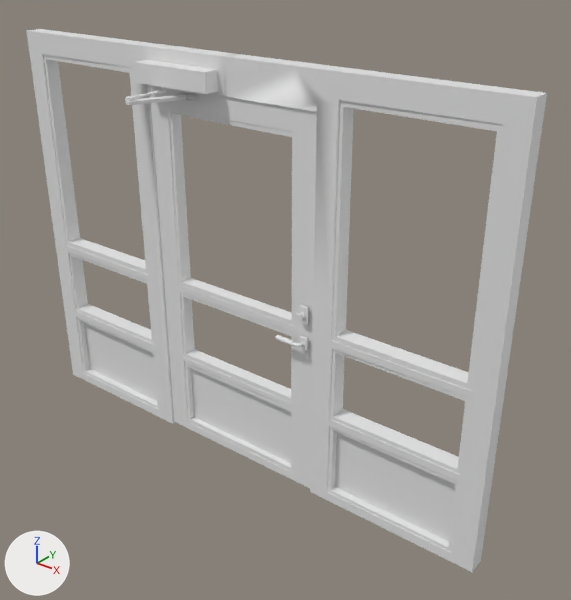
The FBX model Assets/Models/Entrance&MetalDoor/TheDoors/MetalDoor1.fbx, before and after one commit.
Camera for both pictures: a 50 mm camera at (-2.8, 1.49, -1.73) aimed at (-5.1, 4.35, -3.5). Arrows for +X, +Y and +Z are at lower left; the lights stay in place. Where no turn or scale is listed for an object, it has been applied to the vertices. Vertices at the same position are counted once.

In view in the first picture: 'InsideDoor1.001'.
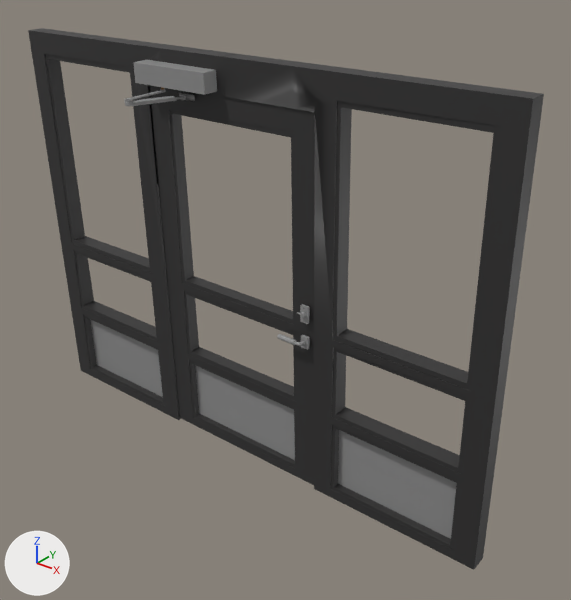
The newer file is also turned or shifted as a whole; pictures and numbers use the older file's frame.

What changed in the scene script:
```text
Add img_metaldooralbedo_png:
    img_metaldooralbedo_png = load_image('MetalDoorAlbedo.png', 'MetalDoorAlbedo.png', 2048, 2048, 'sRGB')
Add mat_allinone2:
    mat_allinone2 = principled_material('AllinOne2')
    mat_allinone2.texture = img_metaldooralbedo_png  # with its transparency
Change me_cube_128:
    used by ob_insidedoor1_001; location = (-5.694, 4.087, -2.511)
    remove me_cube_128.from_pydata(...)  # 1843 vertices, 1231 faces; spans x -1.16..1.81, y -0.14..0.3, z -2.04..0.21
    add me_cube_128.from_pydata(...)  # 1843 vertices, 1231 faces; spans x -1.16..1.81, y -0.14..0.33, z -2.04..0.21
    me_cube_128 part 1: the loose piece of 8 vertices spanning x -1.1..-0.26, y 0.18..0.2, z -2.02..-1.54 is scaled about its middle by (1, 0.184, 1), then moved by (0.0, 0.05, 0.0), in mat_allinone2 (picture img_metaldooralbedo_png)
    me_cube_128 part 2: the loose piece of 8 vertices spanning x 0.92..1.75, y 0.21..0.23, z -2.02..-1.54 is scaled about its middle by (1, 0.184, 1), then moved by (-1.01, 0.02, 0.0), in mat_allinone2 (picture img_metaldooralbedo_png)
    me_cube_128 part 3: the loose piece of 8 vertices spanning x -0.09..0.75, y 0.2..0.21, z -2.02..-1.54 is multiplied about its middle by the matrix ((1.0, 0.015, 0.0), (-0.015, 1.0, -0.024), (0.0, 0.024, 1.0)), then moved by (1.01, 0.04, 0.0), in mat_allinone2 (picture img_metaldooralbedo_png)
    me_cube_128 part 4: 553 vertices moved from x -1.16..1.81, y -0.14..0.3, z -2.04..0.21 to x -1.16..1.81, y -0.14..0.31, z -2.04..0.21; 485 vertices removed from x -1.16..1.69, y -0.14..0.3, z -1.98..0.21; 485 vertices added at x -1.16..1.69, y -0.14..0.32, z -1.98..0.21
    me_cube_128 part 5: 356 kept faces spanning x -1.16..1.81, y -0.14..0.3, z -2.04..0.21 get new texture (UV) coordinates
    add me_cube_128.materials.append(mat_allinone2)  # picture img_metaldooralbedo_png
```

Changed parts and their boxes (x1, y1, x2, y2) in the pictures (571 x 600 px; the box of a moved part takes in the faces that stretch with it):
'InsideDoor1.001', reshaped
    before: (27, 29, 547, 572)
    after: (28, 28, 544, 570)
part 1 of me_cube_128, moved or reshaped
    before: (84, 322, 157, 401)
    after: (90, 319, 163, 397)
part 2 of me_cube_128, moved or reshaped
    before: (335, 432, 456, 541)
    after: (196, 366, 295, 460)
part 3 of me_cube_128, moved or reshaped
    before: (191, 368, 291, 463)
    after: (338, 430, 457, 539)
part 4 of me_cube_128, moved or reshaped
    before: (27, 29, 469, 489)
    after: (28, 28, 469, 486)
part 5 of me_cube_128, surface changed
    before: (51, 46, 547, 572)
    after: (49, 46, 544, 570)
